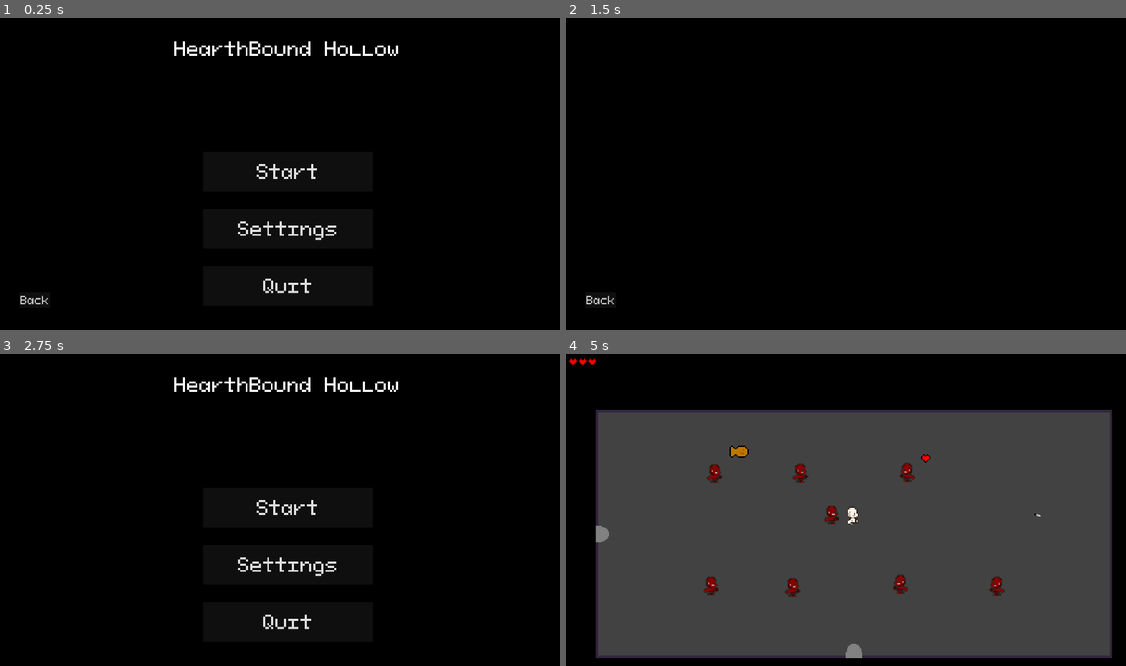
Above: before the commit, frames 1-4 (two rows, left to right).
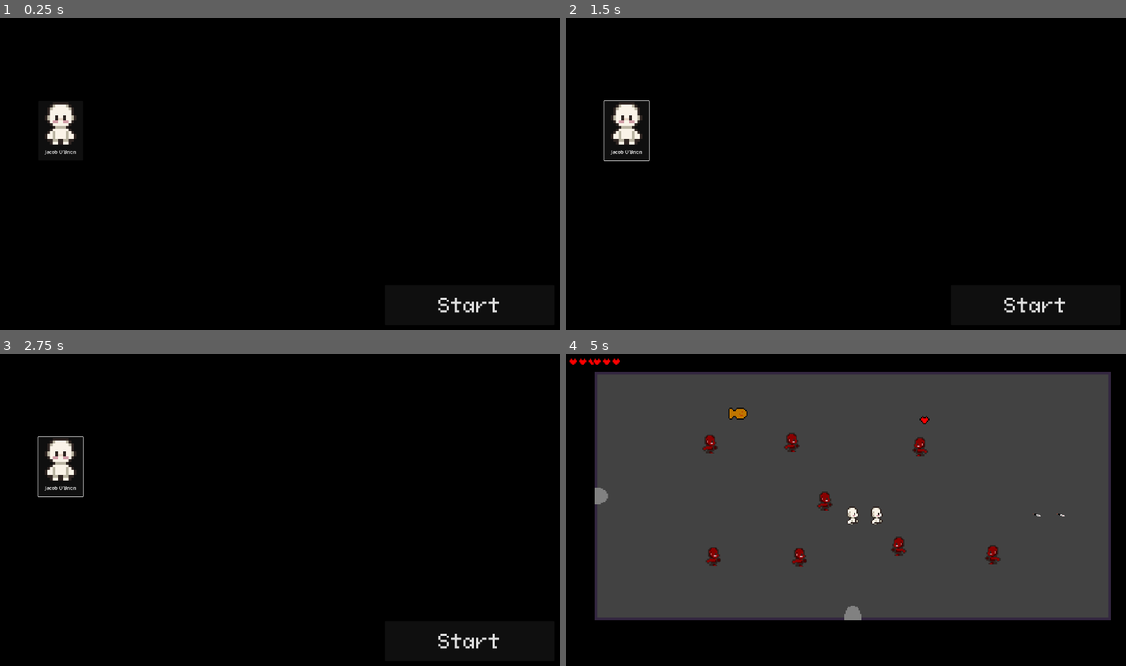
Above: after the commit, the same moments.

Repository: NewPlayer-43507/Hearthbound-Hollow
Game: Godot game, scene res://Scenes/menu.tscn
Two runs of this game, one before a commit and one after it. Both use one fixed random seed, a clock stepped at 60 frames per second and the inputs below.
Inputs (mouse positions are in pixels of both pictures, inside the frame that each line leads up to):
- Up to frame 1 (0.25 s): no input
- Up to frame 2 (1.5 s): click (627, 130) at 0.5 s, where only the run after the commit has a clickable "Jacob O'Brien"; click (851, 230) at 1.25 s, where only the run before the commit has a clickable "Settings"
- Up to frame 3 (2.75 s): click (33, 634) at 2 s, where only the run before the commit has a clickable "Back"
- Up to frame 4 (5 s): click "Start" at 2.75 s; click "Start" at 3.5 s; hold Right (AttackRight) from 4.28 s (still down); tap Shift (Interact) at 4.35 s

The runs differ from the first frame. In frame 1, 2.1% of the frame differs, in the area x 3-90%, y 7-95%; in frame 2, 1.1%; in frame 3, 2.2%; in frame 4, 27%, in the area x 4-98%, y 1-98%.

Commit message:
Fixed Spawning for co-op
Added Player Selection menu(NOT WORKING CORRECTLY)
Added SpriteframesTemplate

Diff:
--- a/Resources/Characters/CharacterResource.gd
+++ b/Resources/Characters/CharacterResource.gd
@@ -21,4 +21,4 @@
 
 @export_category("Sprites")
 @export var Sprite:CompressedTexture2D
-@export var Spritesheet:CompressedTexture2D
+@export var Spritesheet:SpriteFrames
--- a/Resources/Characters/Main/JT.tres
+++ b/Resources/Characters/Main/JT.tres
@@ -1,7 +1,9 @@
-[gd_resource type="Resource" script_class="Character" load_steps=3 format=3 uid="uid://b5slp61f387gg"]
+[gd_resource type="Resource" script_class="Character" load_steps=5 format=3 uid="uid://b5slp61f387gg"]
 
 [ext_resource type="Script" uid="uid://q7e4lhvfpbb1" path="res://Resources/Characters/CharacterResource.gd" id="1_6l0ko"]
 [ext_resource type="Resource" uid="uid://dofd8wbtxrjqb" path="res://Resources/ActiveItems/Drumsticks.tres" id="1_h5bbw"]
+[ext_resource type="Texture2D" uid="uid://f08t34gg4vh3" path="res://Sprite/CharacterTemplate/Template-Sprite.png" id="2_lb5qa"]
+[ext_resource type="SpriteFrames" uid="uid://c51ei81sgxdu6" path="res://Sprite/CharacterTemplate/Template-SpriteSheet.tres" id="3_kam44"]
 
 [resource]
 script = ExtResource("1_6l0ko")
@@ -15,4 +17,6 @@
 Strength = 5
 ProjSpeed = 1.1
 Quotes = Array[String](["SCOREBOARD", "FRICK YOU", "Huh", "HI BRENDAN", "SHUT UPPPPPPPP", "aww man", "HAHA", "ummmmmmmm"])
+Sprite = ExtResource("2_lb5qa")
+Spritesheet = ExtResource("3_kam44")
 metadata/_custom_type_script = "uid://q7e4lhvfpbb1"
--- a/Scenes/Main.tscn
+++ b/Scenes/Main.tscn
@@ -1,7 +1,6 @@
-[gd_scene load_steps=60 format=4 uid="uid://btuklxlckl723"]
+[gd_scene load_steps=59 format=4 uid="uid://btuklxlckl723"]
 
 [ext_resource type="Script" uid="uid://bhihmdam7imsj" path="res://Scripts/Globals/main.gd" id="1_3dxm6"]
-[ext_resource type="PackedScene" uid="uid://dp85235hs8ukt" path="res://player.tscn" id="1_glv2v"]
 [ext_resource type="Texture2D" uid="uid://ccgvc0u78mhei" path="res://Sprite/Rooms/Tileset.png" id="1_r0du0"]
 [ext_resource type="PackedScene" uid="uid://die2rsrkmr02t" path="res://Scenes/item_pickup.tscn" id="4_fos0i"]
 [ext_resource type="Resource" uid="uid://cpy714i12e1ux" path="res://Resources/PassiveItems/BrokenGoldfish.tres" id="5_3dxm6"]
@@ -736,9 +735,6 @@
 tile_map_data = PackedByteArray("AAAAAAEAAAAIAAAAAAAAAAIAAAAIAAEAAAAAAAMAAAAIAAEAAAAAAAQAAAAIAAEAAAAAAAUAAAAIAAEAAAAAAA …(5344 unchanged characters)…
 tile_set = SubResource("TileSet_jt61w")
 
-[node name="Player" parent="." instance=ExtResource("1_glv2v")]
-position = Vector2(215, 104)
-
 [node name="Room" type="Node2D" parent="."]
 script = ExtResource("7_lgr22")
 
--- a/Scenes/enemy.tscn
+++ b/Scenes/enemy.tscn
@@ -9,6 +9,7 @@
 size = Vector2(16, 20)
 
 [node name="Enemy" type="CharacterBody2D" groups=["Enemy"]]
+motion_mode = 1
 script = ExtResource("1_inxi6")
 
 [node name="CollisionShape2D" type="CollisionShape2D" parent="."]
--- a/Scenes/menu.tscn
+++ b/Scenes/menu.tscn
@@ -19,6 +19,7 @@
 script = ExtResource("1_xhh6f")
 
 [node name="Main Menu" type="Control" parent="."]
+visible = false
 anchors_preset = 0
 offset_right = 40.0
 offset_bottom = 40.0
@@ -64,6 +65,7 @@
 text = "Quit"
 
 [node name="Settings" type="Control" parent="."]
+visible = false
 anchors_preset = 0
 offset_right = 40.0
 offset_bottom = 40.0
@@ -78,6 +80,29 @@
 theme_override_font_sizes/font_size = 36
 text = "Back"
 
+[node name="CharacterSelect" type="Control" parent="."]
+anchors_preset = 0
+offset_right = 1040.0
+offset_bottom = 248.0
+
+[node name="Players" type="HBoxContainer" parent="CharacterSelect"]
+layout_mode = 0
+offset_left = 128.0
+offset_top = 122.0
+offset_right = 1792.0
+offset_bottom = 634.0
+metadata/Res = null
+
+[node name="Start" type="Button" parent="CharacterSelect"]
+layout_mode = 0
+offset_left = 1288.0
+offset_top = 896.0
+offset_right = 1856.0
+offset_bottom = 1030.0
+theme_override_fonts/font = ExtResource("2_cayip")
+theme_override_font_sizes/font_size = 63
+text = "Start"
+
 [node name="Between" type="Sprite2D" parent="."]
 modulate = Color(1, 1, 1, 0)
 position = Vector2(960, 540)
@@ -88,3 +113,4 @@
 [connection signal="pressed" from="Main Menu/Settings" to="." method="_on_settings_pressed"]
 [connection signal="pressed" from="Main Menu/Quit" to="." method="_on_quit_pressed"]
 [connection signal="pressed" from="Settings/Back" to="." method="_on_back_pressed"]
+[connection signal="pressed" from="CharacterSelect/Start" to="." method="_on_charcter_start_pressed"]
--- /dev/null
+++ b/Scenes/player_button.gd
@@ -0,0 +1 @@
+extends Button
--- /dev/null
+++ b/Scenes/player_button.tscn
@@ -0,0 +1,8 @@
+[gd_scene format=3 uid="uid://eimikwcbeokr"]
+
+[node name="PlayerButton" type="Button"]
+custom_minimum_size = Vector2(150, 200)
+size_flags_vertical = 4
+icon_alignment = 1
+vertical_icon_alignment = 0
+expand_icon = true
--- a/Scripts/Enemy/Spawning.gd
+++ b/Scripts/Enemy/Spawning.gd
@@ -14,7 +14,7 @@
 		Spawnpoints.erase(SpawnPosition)
 		e.global_position = SpawnPosition
 		e.connect("Death", ChildDeath)
-		add_child(e)
+		call_deferred("add_child", e)
 
 func ChildDeath():
 	if get_child_count() <= 1:
--- a/Scripts/Globals/GeneralGlobals.gd
+++ b/Scripts/Globals/GeneralGlobals.gd
@@ -1,6 +1,6 @@
 extends Node
 
 var Players:Array = []
-
+var Characters:Array[Character] = []
 @warning_ignore("unused_signal")
 signal RoomChanged(Opened)
--- a/Scripts/Globals/Menu.gd
+++ b/Scripts/Globals/Menu.gd
@@ -3,9 +3,34 @@
 @onready var Main = $"Main Menu"
 @onready var Settings = $Settings
 
+var PlayerScenes = preload("res://Scenes/player_button.tscn")
 
-func _on_start_pressed() -> void:
+var CurrentSelections:Dictionary[int, Character] = {}
+
+func _ready() -> void:
+	var dir := DirAccess.open("res://Resources/Characters/Main/")
+	if dir:
+		for file_name in dir.get_files():
+			if file_name.ends_with(".remap"):
+				file_name = file_name.trim_suffix(".remap")
+			var res_path = "res://Resources/Characters/Main/" + file_name
+			var res = load(res_path)
+			if res:
+				var P = PlayerScenes.instantiate()
+				P.pressed.connect(Selection.bind(res))
+				P.icon = res.Sprite
+				P.text = res.Name
+				$CharacterSelect/Players.add_child(P)
+
+func Selection(Res):
+	var n:int = 0
+	for i in CurrentSelections:
+		n += 1
+	CurrentSelections.set(n, Res)
+
+func Start():
 	GeneralGlobals.Players.clear()
+	GeneralGlobals.Characters.append(CurrentSelections.get(0))
 	var scene = load("res://Scenes/Main.tscn")
 	scene = scene.instantiate()
 	$Between.show()
@@ -16,15 +41,23 @@
 	queue_free()
 
 
+func _on_start_pressed() -> void:
+	Main.hide()
+	$CharacterSelect.show()
+
 func _on_settings_pressed() -> void:
-	$"Main Menu".hide()
-	$Settings.show()
+	Main.hide()
+	Settings.show()
 
 
 func _on_back_pressed() -> void:
-	$Settings.hide()
-	$"Main Menu".show()
+	Settings.hide()
+	Main.show()
 
 
 func _on_quit_pressed() -> void:
-	get_tree().quit(0)
+	get_tree().quit()
+
+
+func _on_charcter_start_pressed() -> void:
+	Start()
--- a/Scripts/Globals/main.gd
+++ b/Scripts/Globals/main.gd
@@ -7,6 +7,7 @@
 @onready var RightArea:Area2D = $Room/Right
 
 var Pickup = preload("res://Scenes/item_pickup.tscn")
+var PlayerResource = preload("res://player.tscn")
 
 var EnteredRooms:Array[Vector2i] = []
 var currentroom:Vector2i = Vector2i(0,0)
@@ -17,6 +18,13 @@
 var DoorsLocked:bool = false
 
 func _ready() -> void:
+	var Lastpos = Vector2(216, 136)
+	for i in GeneralGlobals.Characters:
+		var P = PlayerResource.instantiate()
+		P.Char = i
+		P.global_position = Lastpos
+		Lastpos += Vector2(20,0)
+		add_child(P)
 	RoomGridCreation()
 
 func RoomGridCreation():
--- a/Scripts/Player/player.gd
+++ b/Scripts/Player/player.gd
@@ -1,8 +1,6 @@
 extends Node2D
 
 #ONREADY VARIABLES
-@onready var Char:Character = load("res://Resources/Characters/Main/JT.tres")
-@onready var AItem:ActiveItem = load("res://Resources/ActiveItems/Drumsticks.tres")
 @onready var Body = $Body
 
 #PROJECTILES
@@ -13,10 +11,12 @@
 var health:int
 
 #ITEMS
+var AItem:ActiveItem
 var CurrentPickup:Area2D = null
 var PassiveItemInventory:Array[PassiveItem] = []
 
 #CHARACTER STATS
+var Char:Character
 var max_health:int
 var Speed:float
 var CooldownTime:float = 0.5
@@ -31,6 +31,7 @@
 var MaxDamage:int
 
 func _ready() -> void:
+	$Body/PlayerSprite.sprite_frames = Char.Spritesheet
 	AItem = Char.MainWeapon
 	max_health = Char.Health
 	Speed = Char.Speed
--- /dev/null
+++ b/Scripts/Player/player_button.gd
@@ -0,0 +1 @@
+extends Button
--- /dev/null
+++ b/Sprite/CharacterTemplate/Template-SpriteSheet.tres
@@ -0,0 +1,205 @@
+[gd_resource type="SpriteFrames" load_steps=27 format=3 uid="uid://c51ei81sgxdu6"]
+
+[ext_resource type="Texture2D" uid="uid://bvqynbs4ckpof" path="res://Sprite/CharacterTemplate/Template-Idle.png" id="1_fwa2s"]
+[ext_resource type="Texture2D" uid="uid://ckvklqxvoolg3" path="res://Sprite/CharacterTemplate/Template-Walk.png" id="2_8xs5l"]
+
+[sub_resource type="AtlasTexture" id="AtlasTexture_606se"]
+atlas = ExtResource("1_fwa2s")
+region = Rect2(0, 0, 16, 16)
+
+[sub_resource type="AtlasTexture" id="AtlasTexture_u1c27"]
+atlas = ExtResource("1_fwa2s")
+region = Rect2(16, 0, 16, 16)
+
+[sub_resource type="AtlasTexture" id="AtlasTexture_op7ga"]
+atlas = ExtResource("1_fwa2s")
+region = Rect2(32, 0, 16, 16)
+
+[sub_resource type="AtlasTexture" id="AtlasTexture_q13i1"]
+atlas = ExtResource("1_fwa2s")
+region = Rect2(48, 0, 16, 16)
+
+[sub_resource type="AtlasTexture" id="AtlasTexture_i3pqv"]
+atlas = ExtResource("2_8xs5l")
+region = Rect2(0, 0, 16, 16)
+
+[sub_resource type="AtlasTexture" id="AtlasTexture_hqtel"]
+atlas = ExtResource("2_8xs5l")
+region = Rect2(16, 0, 16, 16)
+
+[sub_resource type="AtlasTexture" id="AtlasTexture_sweqy"]
+atlas = ExtResource("2_8xs5l")
+region = Rect2(32, 0, 16, 16)
+
+[sub_resource type="AtlasTexture" id="AtlasTexture_2hs0m"]
+atlas = ExtResource("2_8xs5l")
+region = Rect2(48, 0, 16, 16)
+
+[sub_resource type="AtlasTexture" id="AtlasTexture_pylmc"]
+atlas = ExtResource("1_fwa2s")
+region = Rect2(0, 16, 16, 16)
+
+[sub_resource type="AtlasTexture" id="AtlasTexture_pbfsw"]
+atlas = ExtResource("1_fwa2s")
+region = Rect2(16, 16, 16, 16)
+
+[sub_resource type="AtlasTexture" id="AtlasTexture_5tmop"]
+atlas = ExtResource("1_fwa2s")
+region = Rect2(32, 16, 16, 16)
+
+[sub_resource type="AtlasTexture" id="AtlasTexture_7ahtn"]
+atlas = ExtResource("1_fwa2s")
+region = Rect2(48, 16, 16, 16)
+
+[sub_resource type="AtlasTexture" id="AtlasTexture_1jxqw"]
+atlas = ExtResource("2_8xs5l")
+region = Rect2(0, 16, 16, 16)
+
+[sub_resource type="AtlasTexture" id="AtlasTexture_dw050"]
+atlas = ExtResource("2_8xs5l")
+region = Rect2(16, 16, 16, 16)
+
+[sub_resource type="AtlasTexture" id="AtlasTexture_b26j0"]
+atlas = ExtResource("2_8xs5l")
+region = Rect2(32, 16, 16, 16)
+
+[sub_resource type="AtlasTexture" id="AtlasTexture_n7ghd"]
+atlas = ExtResource("2_8xs5l")
+region = Rect2(48, 16, 16, 16)
+
+[sub_resource type="AtlasTexture" id="AtlasTexture_7lmhl"]
+atlas = ExtResource("1_fwa2s")
+region = Rect2(0, 32, 16, 16)
+
+[sub_resource type="AtlasTexture" id="AtlasTexture_dx0e4"]
+atlas = ExtResource("1_fwa2s")
+region = Rect2(16, 32, 16, 16)
+
+[sub_resource type="AtlasTexture" id="AtlasTexture_jm5j8"]
+atlas = ExtResource("1_fwa2s")
+region = Rect2(32, 32, 16, 16)
+
+[sub_resource type="AtlasTexture" id="AtlasTexture_7hik5"]
+atlas = ExtResource("1_fwa2s")
+region = Rect2(48, 32, 16, 16)
+
+[sub_resource type="AtlasTexture" id="AtlasTexture_nvl01"]
+atlas = ExtResource("2_8xs5l")
+region = Rect2(0, 32, 16, 16)
+
+[sub_resource type="AtlasTexture" id="AtlasTexture_ivps1"]
+atlas = ExtResource("2_8xs5l")
+region = Rect2(16, 32, 16, 16)
+
+[sub_resource type="AtlasTexture" id="AtlasTexture_urp6f"]
+atlas = ExtResource("2_8xs5l")
+region = Rect2(32, 32, 16, 16)
+
+[sub_resource type="AtlasTexture" id="AtlasTexture_bwjto"]
+atlas = ExtResource("2_8xs5l")
+region = Rect2(48, 32, 16, 16)
+
+[resource]
+animations = [{
+"frames": [{
+"duration": 1.0,
+"texture": SubResource("AtlasTexture_606se")
+}, {
+"duration": 1.0,
+"texture": SubResource("AtlasTexture_u1c27")
+}, {
+"duration": 1.0,
+"texture": SubResource("AtlasTexture_op7ga")
+}, {
+"duration": 1.0,
+"texture": SubResource("AtlasTexture_q13i1")
+}],
+"loop": true,
+"name": &"down_idle",
+"speed": 5.0
+}, {
+"frames": [{
+"duration": 1.0,
+"texture": SubResource("AtlasTexture_i3pqv")
+}, {
+"duration": 1.0,
+"texture": SubResource("AtlasTexture_hqtel")
+}, {
+"duration": 1.0,
+"texture": SubResource("AtlasTexture_sweqy")
+}, {
+"duration": 1.0,
+"texture": SubResource("AtlasTexture_2hs0m")
+}],
+"loop": true,
+"name": &"down_walk",
+"speed": 5.0
+}, {
+"frames": [{
+"duration": 1.0,
+"texture": SubResource("AtlasTexture_pylmc")
+}, {
+"duration": 1.0,
+"texture": SubResource("AtlasTexture_pbfsw")
+}, {
+"duration": 1.0,
+"texture": SubResource("AtlasTexture_5tmop")
+}, {
+"duration": 1.0,
+"texture": SubResource("AtlasTexture_7ahtn")
+}],
+"loop": true,
+"name": &"right_idle",
+"speed": 5.0
+}, {
+"frames": [{
+"duration": 1.0,
+"texture": SubResource("AtlasTexture_1jxqw")
+}, {
+"duration": 1.0,
+"texture": SubResource("AtlasTexture_dw050")
+}, {
+"duration": 1.0,
+"texture": SubResource("AtlasTexture_b26j0")
+}, {
+"duration": 1.0,
+"texture": SubResource("AtlasTexture_n7ghd")
+}],
+"loop": true,
+"name": &"right_walk",
+"speed": 5.0
+}, {
+"frames": [{
+"duration": 1.0,
+"texture": SubResource("AtlasTexture_7lmhl")
+}, {
+"duration": 1.0,
+"texture": SubResource("AtlasTexture_dx0e4")
+}, {
+"duration": 1.0,
+"texture": SubResource("AtlasTexture_jm5j8")
+}, {
+"duration": 1.0,
+"texture": SubResource("AtlasTexture_7hik5")
+}],
+"loop": true,
+"name": &"up_idle",
+"speed": 5.0
+}, {
+"frames": [{
+"duration": 1.0,
+"texture": SubResource("AtlasTexture_nvl01")
+}, {
+"duration": 1.0,
+"texture": SubResource("AtlasTexture_ivps1")
+}, {
+"duration": 1.0,
+"texture": SubResource("AtlasTexture_urp6f")
+}, {
+"duration": 1.0,
+"texture": SubResource("AtlasTexture_bwjto")
+}],
+"loop": true,
+"name": &"up_walk",
+"speed": 5.0
+}]
--- a/player.tscn
+++ b/player.tscn
@@ -1,9 +1,7 @@
-[gd_scene load_steps=38 format=3 uid="uid://dp85235hs8ukt"]
+[gd_scene load_steps=11 format=3 uid="uid://dp85235hs8ukt"]
 
 [ext_resource type="Script" uid="uid://b8dx7itbld74h" path="res://Scripts/Player/player.gd" id="1_4flbx"]
 [ext_resource type="Script" uid="uid://dp0igmuucmamn" path="res://Scripts/Player/Playerbody.gd" id="2_i3pqv"]
-[ext_resource type="Texture2D" uid="uid://ckvklqxvoolg3" path="res://Sprite/CharacterTemplate/Template-Walk.png" id="2_onrkg"]
-[ext_resource type="Texture2D" uid="uid://bvqynbs4ckpof" path="res://Sprite/CharacterTemplate/Template-Idle.png" id="3_hqtel"]
 [ext_resource type="FontFile" uid="uid://cwn7qx4u76m25" path="res://Sprite/UI/PixeloidMono-nAOpP.ttf" id="5_2hs0m"]
 [ext_resource type="Script" uid="uid://cqgbei356d7s4" path="res://Scripts/Player/passive_item_scripts.gd" id="5_sweqy"]
 [ext_resource type="Texture2D" uid="uid://ddcsqgx4nuu5" path="res://Sprite/UI/Health/HealthUnder.png" id="6_b26j0"]
@@ -13,207 +11,6 @@
 
 [sub_resource type="RectangleShape2D" id="RectangleShape2D_onrkg"]
 size = Vector2(12, 16)
-
-[sub_resource type="AtlasTexture" id="AtlasTexture_606se"]
-atlas = ExtResource("3_hqtel")
-region = Rect2(0, 0, 16, 16)
-
-[sub_resource type="AtlasTexture" id="AtlasTexture_u1c27"]
-atlas = ExtResource("3_hqtel")
-region = Rect2(16, 0, 16, 16)
-
-[sub_resource type="AtlasTexture" id="AtlasTexture_op7ga"]
-atlas = ExtResource("3_hqtel")
-region = Rect2(32, 0, 16, 16)
-
-[sub_resource type="AtlasTexture" id="AtlasTexture_q13i1"]
-atlas = ExtResource("3_hqtel")
-region = Rect2(48, 0, 16, 16)
-
-[sub_resource type="AtlasTexture" id="AtlasTexture_i3pqv"]
-atlas = ExtResource("2_onrkg")
-region = Rect2(0, 0, 16, 16)
-
-[sub_resource type="AtlasTexture" id="AtlasTexture_hqtel"]
-atlas = ExtResource("2_onrkg")
-region = Rect2(16, 0, 16, 16)
-
-[sub_resource type="AtlasTexture" id="AtlasTexture_sweqy"]
-atlas = ExtResource("2_onrkg")
-region = Rect2(32, 0, 16, 16)
-
-[sub_resource type="AtlasTexture" id="AtlasTexture_2hs0m"]
-atlas = ExtResource("2_onrkg")
-region = Rect2(48, 0, 16, 16)
-
-[sub_resource type="AtlasTexture" id="AtlasTexture_pylmc"]
-atlas = ExtResource("3_hqtel")
-region = Rect2(0, 16, 16, 16)
-
-[sub_resource type="AtlasTexture" id="AtlasTexture_pbfsw"]
-atlas = ExtResource("3_hqtel")
-region = Rect2(16, 16, 16, 16)
-
-[sub_resource type="AtlasTexture" id="AtlasTexture_5tmop"]
-atlas = ExtResource("3_hqtel")
-region = Rect2(32, 16, 16, 16)
-
-[sub_resource type="AtlasTexture" id="AtlasTexture_7ahtn"]
-atlas = ExtResource("3_hqtel")
-region = Rect2(48, 16, 16, 16)
-
-[sub_resource type="AtlasTexture" id="AtlasTexture_1jxqw"]
-atlas = ExtResource("2_onrkg")
-region = Rect2(0, 16, 16, 16)
-
-[sub_resource type="AtlasTexture" id="AtlasTexture_dw050"]
-atlas = ExtResource("2_onrkg")
-region = Rect2(16, 16, 16, 16)
-
-[sub_resource type="AtlasTexture" id="AtlasTexture_b26j0"]
-atlas = ExtResource("2_onrkg")
-region = Rect2(32, 16, 16, 16)
-
-[sub_resource type="AtlasTexture" id="AtlasTexture_n7ghd"]
-atlas = ExtResource("2_onrkg")
-region = Rect2(48, 16, 16, 16)
-
-[sub_resource type="AtlasTexture" id="AtlasTexture_7lmhl"]
-atlas = ExtResource("3_hqtel")
-region = Rect2(0, 32, 16, 16)
-
-[sub_resource type="AtlasTexture" id="AtlasTexture_dx0e4"]
-atlas = ExtResource("3_hqtel")
-region = Rect2(16, 32, 16, 16)
-
-[sub_resource type="AtlasTexture" id="AtlasTexture_jm5j8"]
-atlas = ExtResource("3_hqtel")
-region = Rect2(32, 32, 16, 16)
-
-[sub_resource type="AtlasTexture" id="AtlasTexture_7hik5"]
-atlas = ExtResource("3_hqtel")
-region = Rect2(48, 32, 16, 16)
-
-[sub_resource type="AtlasTexture" id="AtlasTexture_nvl01"]
-atlas = ExtResource("2_onrkg")
-region = Rect2(0, 32, 16, 16)
-
-[sub_resource type="AtlasTexture" id="AtlasTexture_ivps1"]
-atlas = ExtResource("2_onrkg")
-region = Rect2(16, 32, 16, 16)
-
-[sub_resource type="AtlasTexture" id="AtlasTexture_urp6f"]
-atlas = ExtResource("2_onrkg")
-region = Rect2(32, 32, 16, 16)
-
-[sub_resource type="AtlasTexture" id="AtlasTexture_bwjto"]
-atlas = ExtResource("2_onrkg")
-region = Rect2(48, 32, 16, 16)
-
-[sub_resource type="SpriteFrames" id="SpriteFrames_onrkg"]
-animations = [{
-"frames": [{
-"duration": 1.0,
-"texture": SubResource("AtlasTexture_606se")
-}, {
-"duration": 1.0,
-"texture": SubResource("AtlasTexture_u1c27")
-}, {
-"duration": 1.0,
-"texture": SubResource("AtlasTexture_op7ga")
-}, {
-"duration": 1.0,
-"texture": SubResource("AtlasTexture_q13i1")
-}],
-"loop": true,
-"name": &"down_idle",
-"speed": 5.0
-}, {
-"frames": [{
-"duration": 1.0,
-"texture": SubResource("AtlasTexture_i3pqv")
-}, {
-"duration": 1.0,
-"texture": SubResource("AtlasTexture_hqtel")
-}, {
-"duration": 1.0,
-"texture": SubResource("AtlasTexture_sweqy")
-}, {
-"duration": 1.0,
-"texture": SubResource("AtlasTexture_2hs0m")
-}],
-"loop": true,
-"name": &"down_walk",
-"speed": 5.0
-}, {
-"frames": [{
-"duration": 1.0,
-"texture": SubResource("AtlasTexture_pylmc")
-}, {
-"duration": 1.0,
-"texture": SubResource("AtlasTexture_pbfsw")
-}, {
-"duration": 1.0,
-"texture": SubResource("AtlasTexture_5tmop")
-}, {
-"duration": 1.0,
-"texture": SubResource("AtlasTexture_7ahtn")
-}],
-"loop": true,
-"name": &"right_idle",
-"speed": 5.0
-}, {
-"frames": [{
-"duration": 1.0,
-"texture": SubResource("AtlasTexture_1jxqw")
-}, {
-"duration": 1.0,
-"texture": SubResource("AtlasTexture_dw050")
-}, {
-"duration": 1.0,
-"texture": SubResource("AtlasTexture_b26j0")
-}, {
-"duration": 1.0,
-"texture": SubResource("AtlasTexture_n7ghd")
-}],
-"loop": true,
-"name": &"right_walk",
-"speed": 5.0
-}, {
-"frames": [{
-"duration": 1.0,
-"texture": SubResource("AtlasTexture_7lmhl")
-}, {
-"duration": 1.0,
-"texture": SubResource("AtlasTexture_dx0e4")
-}, {
-"duration": 1.0,
-"texture": SubResource("AtlasTexture_jm5j8")
-}, {
-"duration": 1.0,
-"texture": SubResource("AtlasTexture_7hik5")
-}],
-"loop": true,
-"name": &"up_idle",
-"speed": 5.0
-}, {
-"frames": [{
-"duration": 1.0,
-"texture": SubResource("AtlasTexture_nvl01")
-}, {
-"duration": 1.0,
-"texture": SubResource("AtlasTexture_ivps1")
-}, {
-"duration": 1.0,
-"texture": SubResource("AtlasTexture_urp6f")
-}, {
-"duration": 1.0,
-"texture": SubResource("AtlasTexture_bwjto")
-}],
-"loop": true,
-"name": &"up_walk",
-"speed": 5.0
-}]
 
 [sub_resource type="CircleShape2D" id="CircleShape2D_sweqy"]
 radius = 9.0
@@ -229,8 +26,6 @@
 shape = SubResource("RectangleShape2D_onrkg")
 
 [node name="PlayerSprite" type="AnimatedSprite2D" parent="Body"]
-sprite_frames = SubResource("SpriteFrames_onrkg")
-animation = &"up_walk"
 
 [node name="ItemPickupArea" type="Area2D" parent="Body"]
 
Not shown, added: Scenes/player_button.gd.uid
Not shown, added: Scripts/Player/player_button.gd.uid
Binary file added: Sprite/CharacterTemplate/Template-Sprite.png
Not shown, added: Sprite/CharacterTemplate/Template-Sprite.png.import
